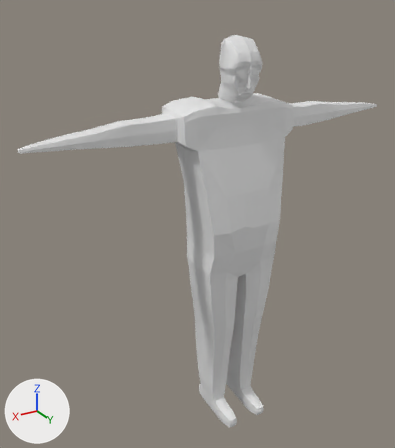
Before and after pictures for a commit that changed the Blender file blend/gushm.blend.
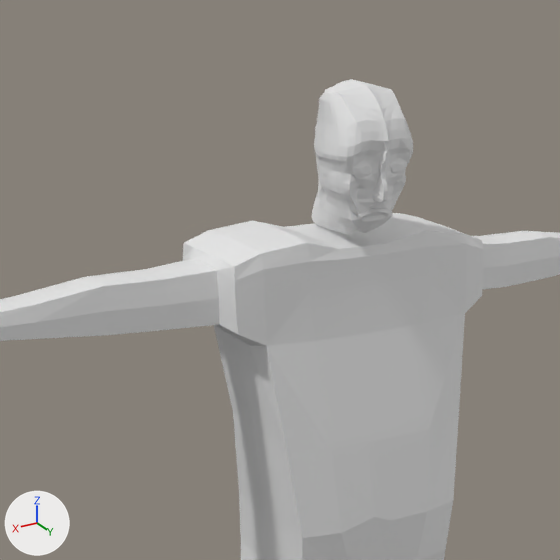
The first picture shows the older version from a 50 mm camera at (4.05, 4.82, 2.73) aimed at (0.92, -0.39, 0.12). The close-ups show both versions on the part from 21% to 83% of the width and 0% to 55% of the height of that picture; other places that the commit changed are outside them. Every picture has the same lights, and +X, +Y and +Z are marked at lower left.
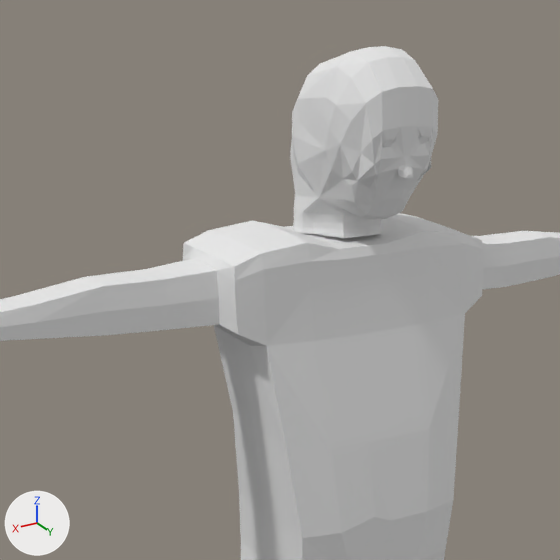
The newer file is also turned or shifted as a whole; pictures and numbers use the older file's frame.

Location of each change, (x1, y1, x2, y2) in pixels of the close-ups (560 x 560 px):
'Cube.001', added
    after: (290, 46, 438, 238)
'Plane', deleted
    before: (312, 79, 413, 235)

The change, as a diff of the scene's bpy script:
```diff
--- a/blend/gushm.blend.py
+++ b/blend/gushm.blend.py
@@ mat_material_001 @@
+mat_material_001 = diffuse_material('Material.001')
+mat_material_001.base_color = (0.8, 0.8, 0.8)  # white #e7e7e7
@@ me_cube_005 @@
+me_cube_005.from_pydata(...)  # 283 vertices, 291 faces; spans x -1.43..0.91, y -1.9..1.46, z -1.0..1.16
+me_cube_005.materials.append(mat_material_001)  # its picture is missing
@@ ob_plane @@
-ob_plane = bpy.data.objects.new('Plane', me_plane)
-ob_plane.location = (5.694, -0.727, -4.918)
-ob_plane.rotation_euler = (1.571, 0.0, 0.0)  # degrees (90, 0, 0)
@@ ob_cube_001 @@
+ob_cube_001 = bpy.data.objects.new('Cube.001', me_cube_005)
+ob_cube_001.location = (0.528, -0.035, 2.062)
+ob_cube_001.rotation_euler = (1.571, 0.0, 1.571)  # degrees (90, 0, 90)
+ob_cube_001.scale = (0.303, 0.253, 0.253)
```
